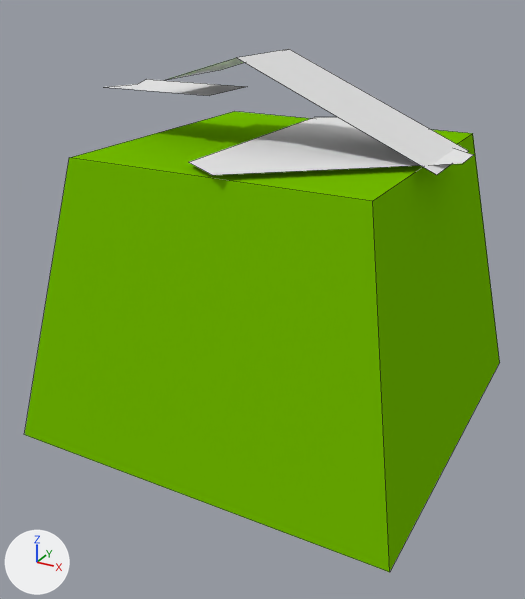
The Blender file unity_project/Assets/models/towers/sniper_tower_simple/snipe_tower.blend, before and after one commit.
Before and after are seen from a 50 mm camera at (1.55, -3.05, 2.07) aimed at (-0.03, -0.17, 0.63). The axes (+X, +Y, +Z) are drawn at lower left. The lights are the same throughout. Mesh edges are drawn as thin lines.

Script lines for the objects in view, before the commit:
```python
me_cube_001 = bpy.data.meshes.new('Cube.001')
me_cube_001.from_pydata(...)  # 6 vertices, 1 face; spans x -0.379..0.609, y -0.741..0.741, z 0.0
me_cube_001.materials.append(mat_material_001)  # white #e7e7e7
# before: 0 (-0.176, -0.741, 0.0) at pixel (212, 175), 1 (-0.176, 0.741, 0.0), 2 (0.609, 0.091, 0.0) at pixel (473, 154), 3 (0.609, -0.091, 0.0) at pixel (462, 163), 4 (-0.379, -0.606, 0.0) at pixel (188, 162)
# before: 5 (-0.379, 0.606, 0.0) at pixel (314, 117)
me_cube_002 = bpy.data.meshes.new('Cube.002')
me_cube_002.from_pydata(...)  # 6 vertices, 2 faces; spans x -0.654..0.641, y -0.248..0.248, z -0.24..0.158
me_cube_002.materials.append(mat_material_001)  # white #e7e7e7
# before: 0 (0.641, 0.248, -0.24) at pixel (468, 151), 1 (0.641, -0.248, -0.24) at pixel (436, 175), 2 (-0.654, -0.248, 0.043), 3 (-0.654, 0.248, 0.043) at pixel (220, 69), 4 (-0.267, 0.248, 0.158) at pixel (288, 49)
# before: 5 (-0.267, -0.248, 0.158) at pixel (236, 57)
me_cube_003 = bpy.data.meshes.new('Cube.003')
me_cube_003.from_pydata([(-0.327, -0.176, 0.0), (-0.327, 0.176, 0.0), (0.29, 0.176, 0.0), (0.29, -0.176, 0.0), (-0.252, 0.0, 0.0)], [], [(3, 2, 1, 4, 0)])
me_cube_003.materials.append(mat_material_001)  # white #e7e7e7
ob_cube_001 = bpy.data.objects.new('Cube.001', me_cube_001)
ob_cube_001.location = (0.241, 0.0, 1.385)
ob_cube_002 = bpy.data.objects.new('Cube.002', me_cube_002)
ob_cube_002.location = (0.15, 0.0, 1.605)
ob_cube_003 = bpy.data.objects.new('Cube.003', me_cube_003)
ob_cube_003.location = (-0.596, 0.0, 1.583)
# also in view: 'Cube' at (0.0, 0.0, 0.68)
```
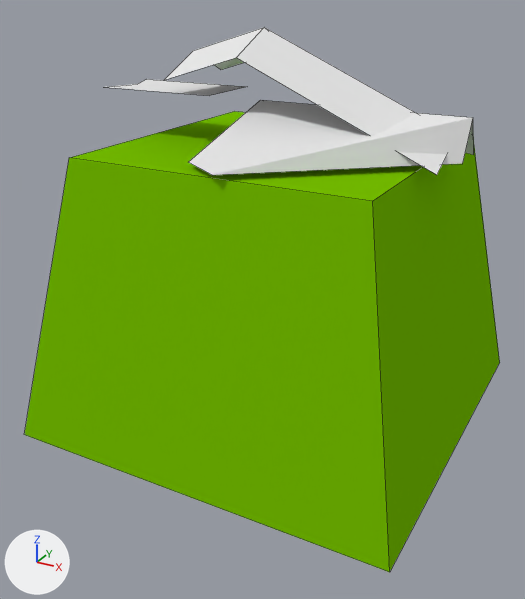
Commit message: give sniper tower more height

Edits to the bpy script that builds the scene:
```text
Change me_cube_001:
    where me_cube_001.from_pydata(...)  # 6 vertices, 1 face; spans x -0.379..0.609, y -0.741..0.741, z 0.0
    used by ob_cube_001; location = (0.241, 0.0, 1.385)
    verts and faces of me_cube_001; kept vertices keep their numbers, new ones are numbered from 6
    me_cube_001 part 1
    add delete_faces([(0, 3, 2, 1, 5, 4)])
    add verts[6] = (0.609, 0.0, 0.17)  # pixel (473, 117)
    add verts[7] = (-0.379, 0.0, 0.17)  # pixel (260, 100)
    add faces += [(1, 5, 7, 6, 2), (0, 3, 6, 7, 4)]
Change me_cube_002:
    where me_cube_002.from_pydata(...)  # 6 vertices, 2 faces; spans x -0.654..0.641, y -0.248..0.248, z -0.24..0.158
    used by ob_cube_002; location = (0.15, 0.0, 1.605)
    verts and faces of me_cube_002; kept vertices keep their numbers, new ones are numbered from 6
    me_cube_002 part 2
    add delete_faces([(0, 4, 5, 1), (2, 5, 4, 3)])
    add for new, old in zip([6, 7, 8], [1, 2, 5]): verts[new] = verts[old] + (0.0, 0.248, 0.11)
    add faces += [(1, 6, 8, 5), (3, 7, 8, 4), (0, 4, 8, 6), (2, 5, 8, 7)]
```

What differs and where, as boxes (x1, y1, x2, y2) in the pictures (525 x 599 px):
'Cube.001', reshaped (29% taller): before (189, 117, 473, 175); after (189, 100, 474, 175)
'Cube.002', reshaped (6% narrower, 17% taller): before (166, 49, 468, 175); after (164, 27, 447, 175)
